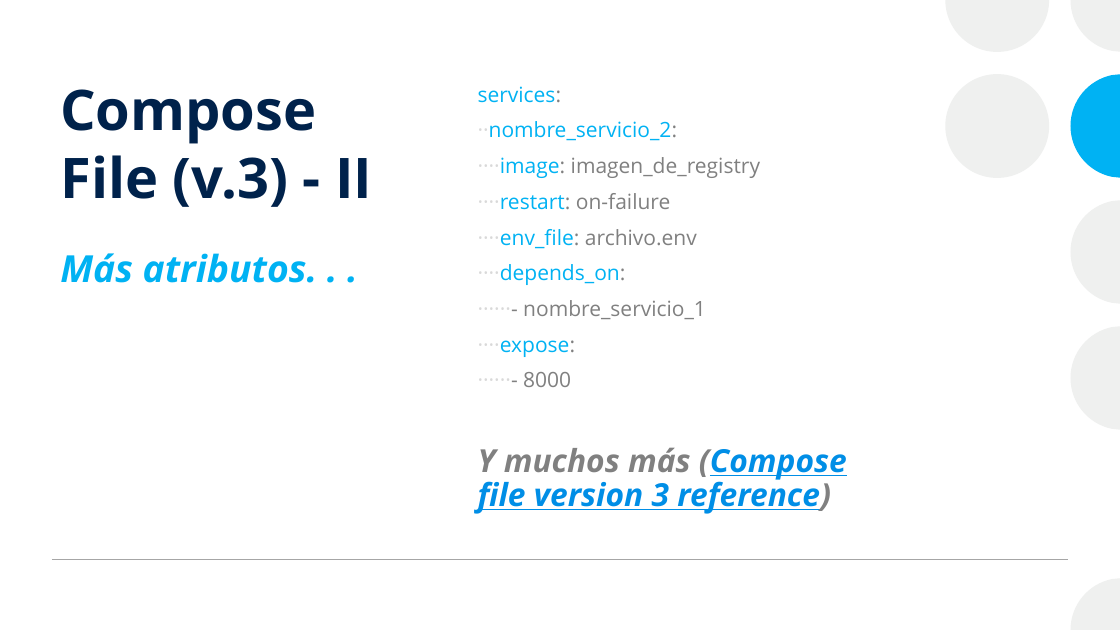
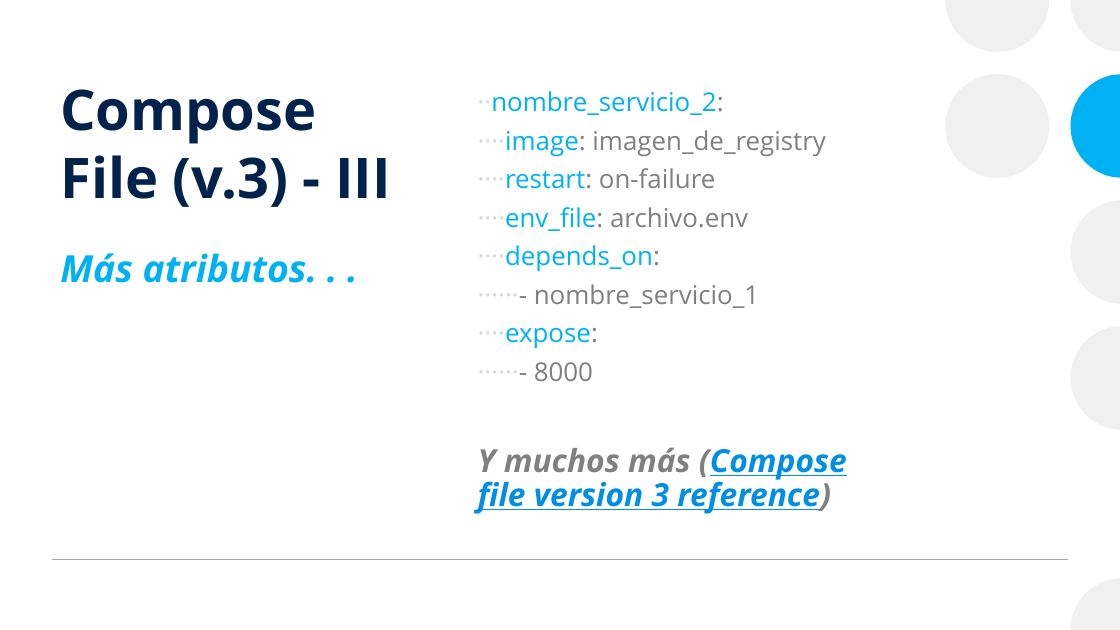
Before and after one commit to josanri/docker-workshop, a slide deck: slide 45 of Introducción a Docker.pptx (slide 44 before the commit). Drawn at 1120x630 pixels with LibreOffice and Linux fonts; fonts in the diff are those of the drawing. Boxes give left, top, right and bottom in pixels: in the first picture for what was removed or moved away, otherwise in the second. Text is boxed around its words. In the diff, an @@ line names an element or a change of style, - is before the commit and + after.

```diff
--- a/Introducción a Docker.pptx
+++ b/Introducción a Docker.pptx
@@ title at <box>60,89,391,207</box>: text changed @@
-Compose
-File (v.3) - II
+Compose
+File (v.3) - III
@@ text "··nombre_servicio_2:" at <box>478,91,825,381</box>: size 18 to 22.2 pt; line spacing 1 to 0.9 @@
@@ text at <box>478,86,562,103</box>: paragraph removed @@
-services:
```
Also in this commit, not shown: 8 other slides changed, 1 slide added, 1 other file.
